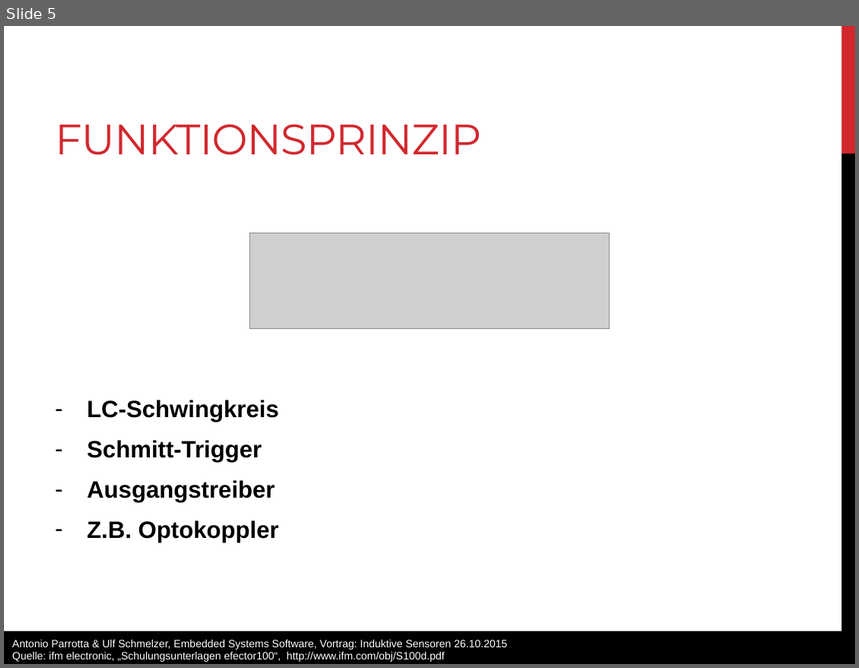
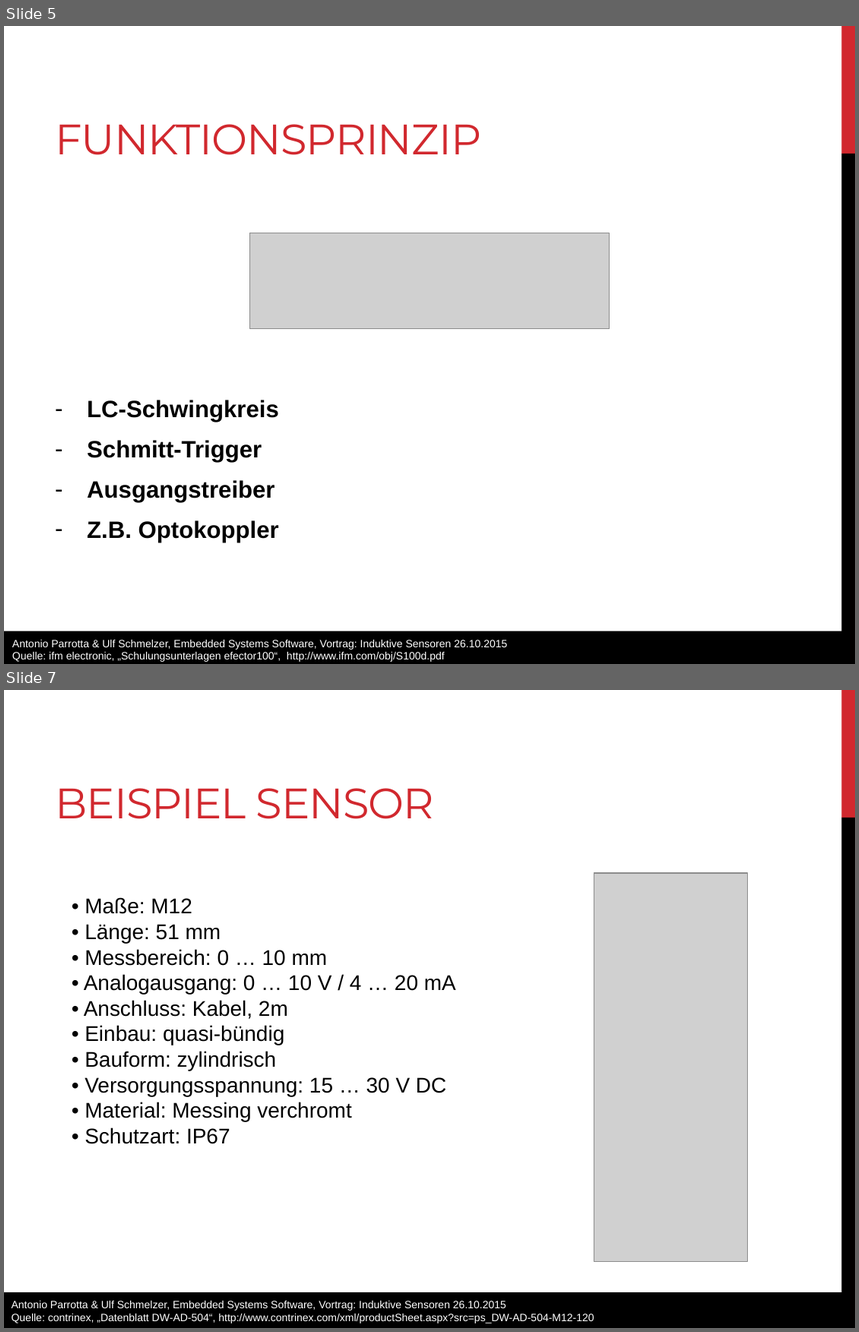
Before and after one commit to anpait00/TIB6, a slide deck: induktiv_sensoren.pptx. Shown one above the other, each under a label of ours: slide 5 before the commit, slides 5 and 7 after it; the slides between them are not shown. The pictures are 859x668 and 859x1332 pixels, drawn with LibreOffice and Linux fonts; fonts in the diff are those of the drawing; grey boxes stand for pictures. Boxes give left, top, right and bottom in pixels: in the first picture for what was removed or moved away, otherwise in the second. Text is boxed around its words. In the diff, an @@ line names an element or a change of style, - is before the commit and + after.

```diff
--- a/induktiv_sensoren.pptx
+++ b/induktiv_sensoren.pptx
@@ slide 7 added at box(4, 690, 855, 1328), background #FFFFFF; not listed: 2 template elements that a slide beside it also shows @@
@@ title added at box(55, 788, 435, 819), 36 pt, text #D1282E @@
+BEISPIEL SENSOR
@@ picture added at box(594, 873, 747, 1262) @@
@@ text added at box(84, 897, 456, 1144), 18 pt, text #000000 @@
+• Maße: M12
+• Länge: 51 mm
+• Messbereich: 0 … 10 mm
+• Analogausgang: 0 … 10 V / 4 … 20 mA
+• Anschluss: Kabel, 2m
+• Einbau: quasi-bündig
+• Bauform: zylindrisch
+• Versorgungsspannung: 15 … 30 V DC
+• Material: Messing verchromt
+• Schutzart: IP67
@@ rectangle added at box(4, 1293, 854, 1328), fill #000000, 9 pt, text #FFFFFF @@
+Antonio Parrotta & Ulf Schmelzer, Embedded Systems Software, Vortrag: Induktive Sensoren 26.10.2015
+Quelle: contrinex, „Datenblatt DW-AD-504“, http://www.contrinex.com/xml/productSheet.aspx?src=ps_DW-AD-504-M12-120
```
Also in this commit, not shown: 2 slides changed.
